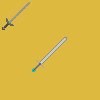
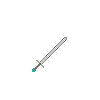
Layer changes from the first w=100, h=100 image to the second:
hid "레이어 1" over [2, 2, 30, 30]
hid "배경" over [0, 0, 100, 100]
